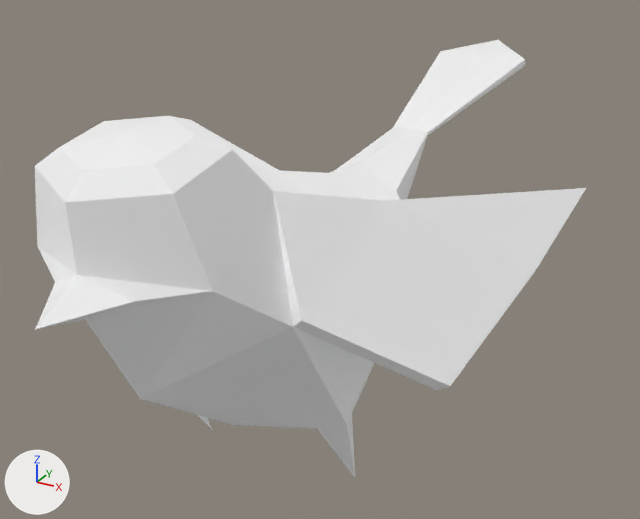
One commit to the glTF model runtime/creatures/bird.glb: the scene before it, then after it.
The view is the same before and after, from a camera (50 mm lens) standing at (2.69, -4.26, 2.76) and looking at (-0.18, 0.95, 0.15). The lights are fixed; the arrows at lower left show +X, +Y and +Z. The picture after the commit comes second.
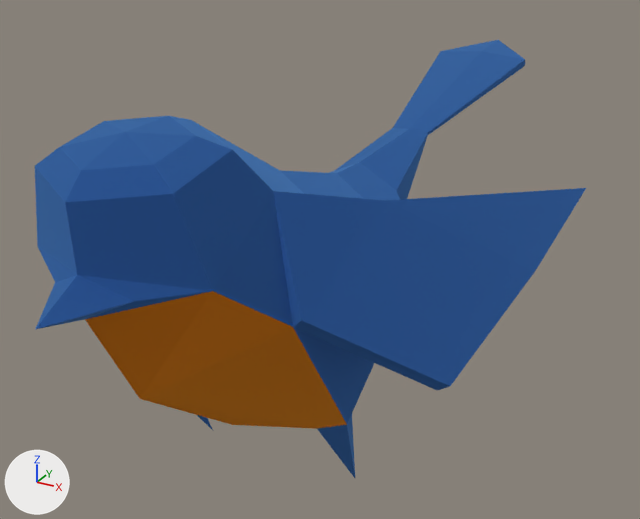
Changed parts and their boxes (x1, y1, x2, y2) in the pictures (640 x 519 px):
'Cylinder', recoloured (white to blue)
    both: (35, 40, 586, 478)

The change, as a list of edits to the scene's bpy script:
```text
Change mat_material_002:
    mat_material_002.base_color: (1.0, 1.0, 1.0) -> (0.0782, 0.238, 0.565)  # white #ffffff -> blue #4f86c6
Change mat_material_006:
    mat_material_006.base_color: (1.0, 1.0, 1.0) -> (0.807, 0.352, 0.0296)  # white #ffffff -> orange #e8a030
```
